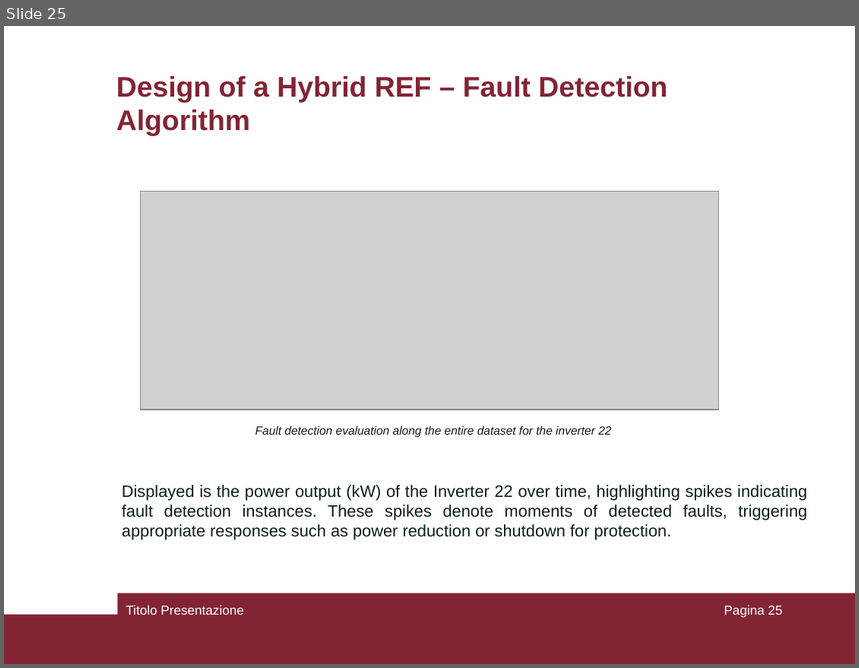
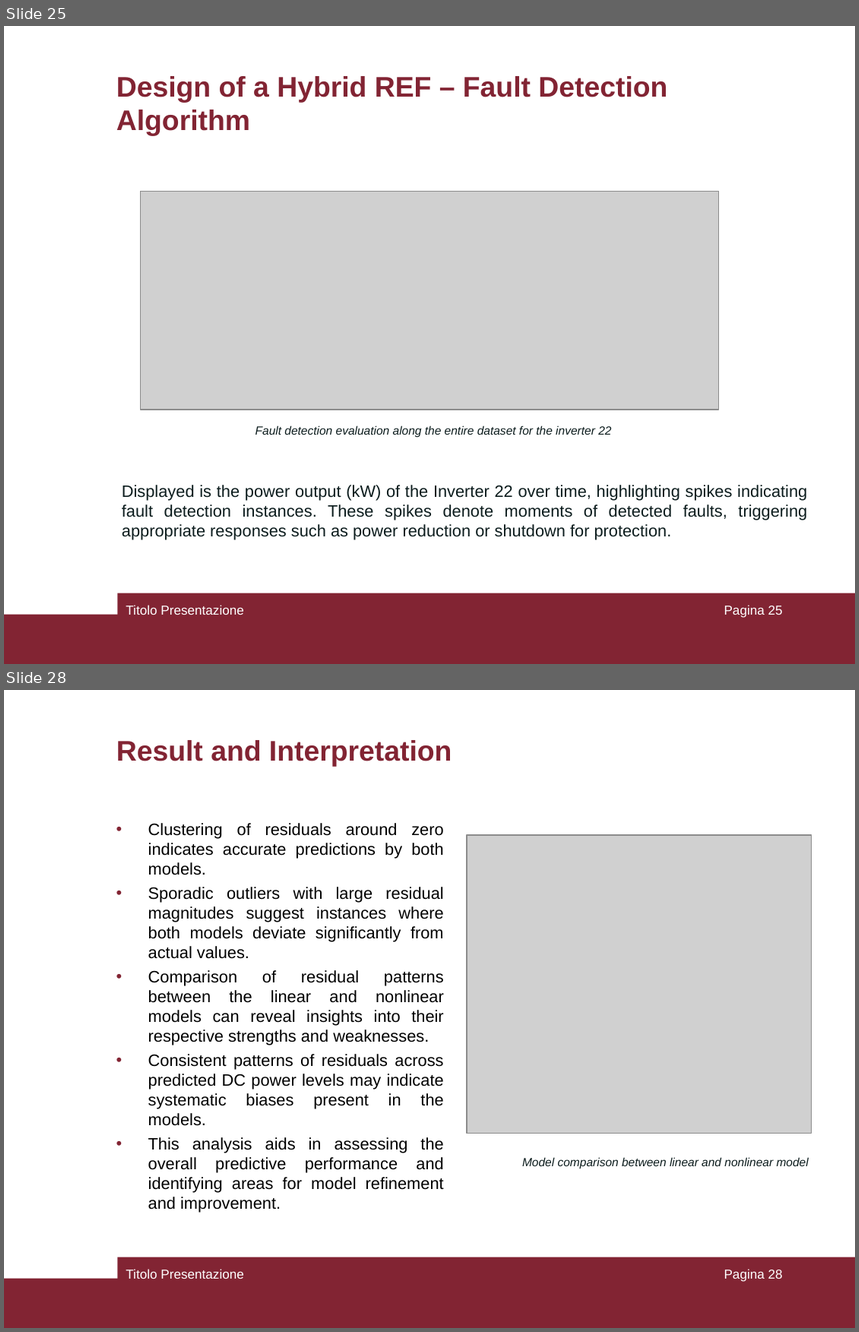
Before and after one commit to pierlucaanania/ResilienceEngineering4Minigrid_Africa, a slide deck: MSc Thesis/PresPptSapienza.ppt. Shown one above the other, each under a label of ours: slide 25 before the commit, slides 25 and 28 after it; the slides between them are not shown. The pictures are 859x668 and 859x1332 pixels, drawn with LibreOffice and Linux fonts; fonts in the diff are those of the drawing; grey boxes stand for pictures. Boxes give left, top, right and bottom in pixels: in the first picture for what was removed or moved away, otherwise in the second. Text is boxed around its words. In the diff, an @@ line names an element or a change of style, - is before the commit and + after.

```diff
--- a/MSc Thesis/PresPptSapienza.ppt
+++ b/MSc Thesis/PresPptSapienza.ppt
@@ slide 28 added at box(4, 690, 855, 1328), background #FFFFFF; not listed: 2 template elements that a slide beside it also shows @@
@@ title added at box(116, 740, 452, 766), 24 pt, text #822433, bold @@
+Result and Interpretation
@@ text added at box(148, 823, 444, 1213), 14 pt, text #000000 @@
+• Clustering of residuals around zero indicates accurate predictions by both models.
+• Sporadic outliers with large residual magnitudes suggest instances where both models deviate significantly from actual values.
+• Comparison of residual patterns between the linear and nonlinear models can reveal insights into their respective strengths and weaknesses.
+• Consistent patterns of residuals across predicted DC power levels may indicate systematic biases present in the models.
+• This analysis aids in assessing the overall predictive performance and identifying areas for model refinement and improvement.
@@ picture added at box(467, 834, 812, 1132) @@
@@ text added at box(522, 1157, 809, 1170), 10 pt, text #0C1C1D, italic @@
+Model comparison between linear and nonlinear model
@@ text added at box(126, 1269, 244, 1279), 11 pt, text #FFFFFF @@
+Titolo Presentazione
@@ page number added at box(724, 1269, 783, 1282), 11 pt, text #FFFFFF @@
+Pagina 28
```
Also in this commit, not shown: 2 slides changed, 3 other slides added.
